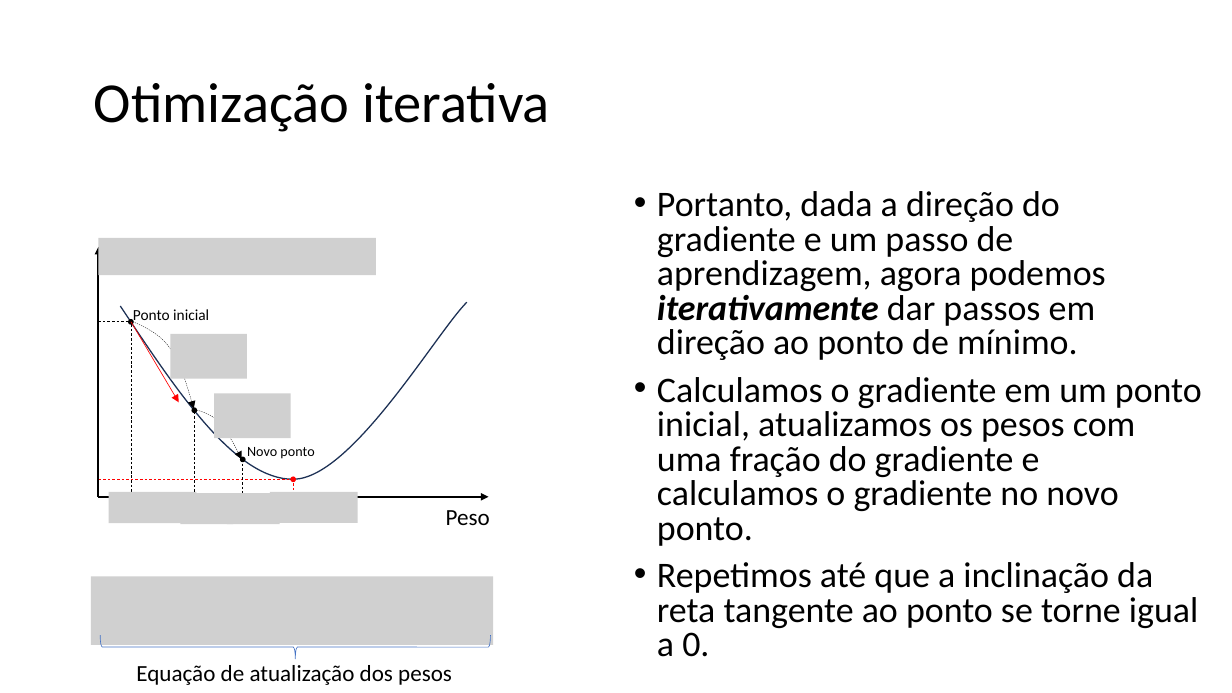
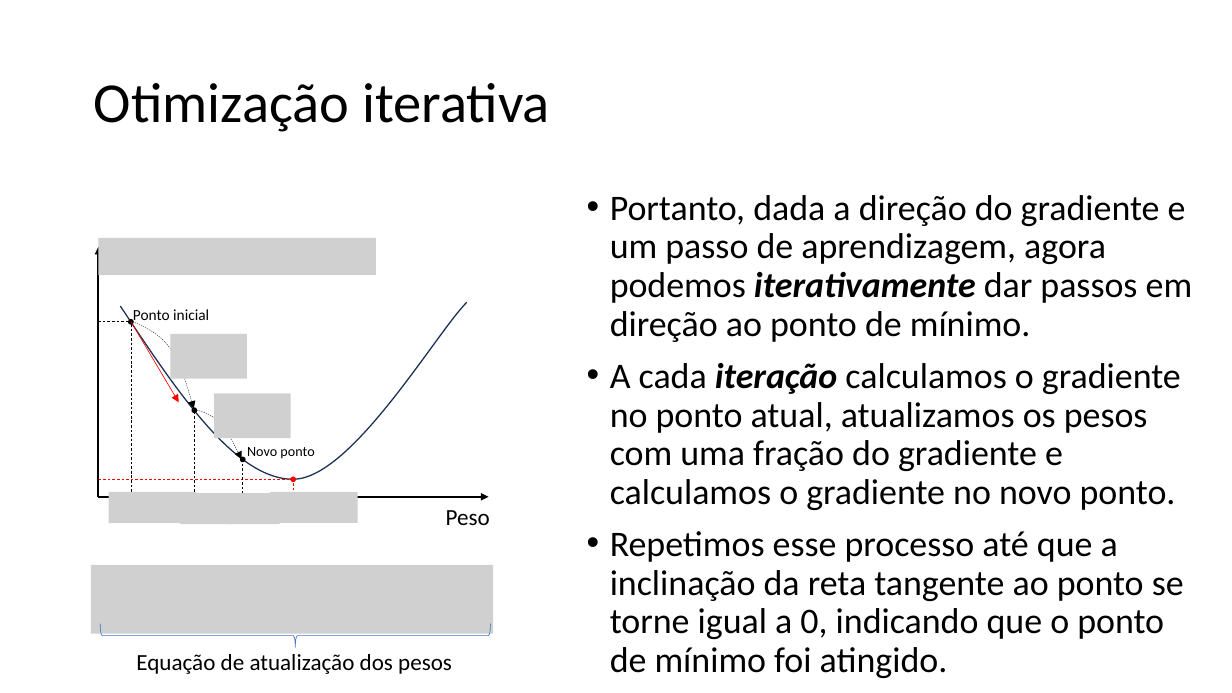
Before and after one commit to zz4fap/tp557-iot-ml, a slide deck: slide 11 of slides/TP557_6_Minimizando_o_erro.pptx. Drawn at 1232x693 pixels with LibreOffice and Linux fonts; fonts in the diff are those of the drawing; grey boxes stand for pictures. Boxes give left, top, right and bottom in pixels: in the first picture for what was removed or moved away, otherwise in the second. Text is boxed around its words. In the diff, an @@ line names an element or a change of style, - is before the commit and + after.

Commit message:
update of slides

```diff
--- a/slides/TP557_6_Minimizando_o_erro.pptx
+++ b/slides/TP557_6_Minimizando_o_erro.pptx
@@ text "Portanto, dada a direção do ...": place and size @@
-text "Portanto, dada a direção do ..." at box(657, 191, 1202, 657)
+text "Portanto, dada a direção do ..." at box(610, 195, 1193, 678)
@@ text at box(610, 195, 1193, 342): line spacing 0.8 to 0.9 @@
@@ text at box(610, 363, 1184, 678): text changed @@
-• Calculamos o gradiente em um ponto inicial, atualizamos os pesos com uma fração do gradiente e calculamos o gradiente no novo ponto.
-• Repetimos até que a inclinação da reta tangente ao ponto se torne igual a 0.
+• A cada iteração calculamos o gradiente no ponto atual, atualizamos os pesos com uma fração do gradiente e calculamos o gradiente no novo ponto.
+• Repetimos esse processo até que a inclinação da reta tangente ao ponto se torne igual a 0, indicando que o ponto de mínimo foi atingido.
@@ 1 text, 1 right brace, 1 picture: place and size @@
-1 text, 1 right brace, 1 picture at box(91, 577, 493, 685)
+1 text, 1 right brace, 1 picture at box(91, 565, 493, 674)
```
Also in this commit, not shown: 5 slides added.
